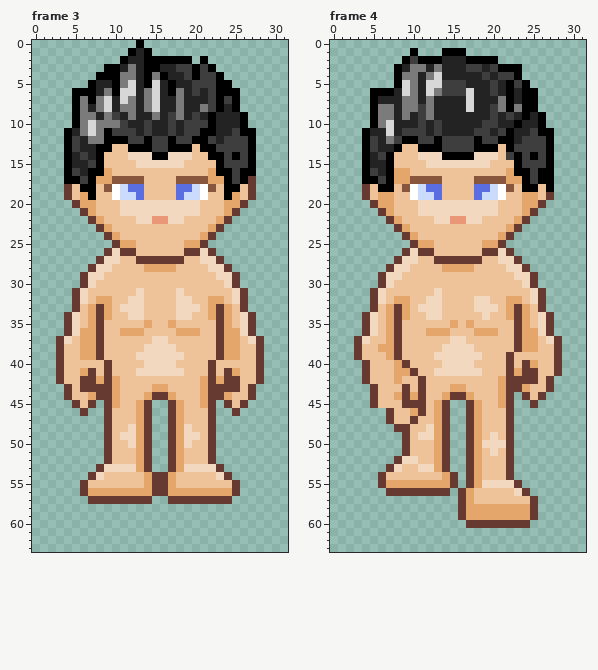
Pixel-art file: Mohanjo daro/Assets/Art/Player/IndraMovement/Basic Character Indra movement.aseprite. The picture above was drawn from the file before the commit.
32x64 pixels, 16 frames. Shown: frame 3, frame 4. The commit also changed other frames, which this record leaves out.
Now the later version:
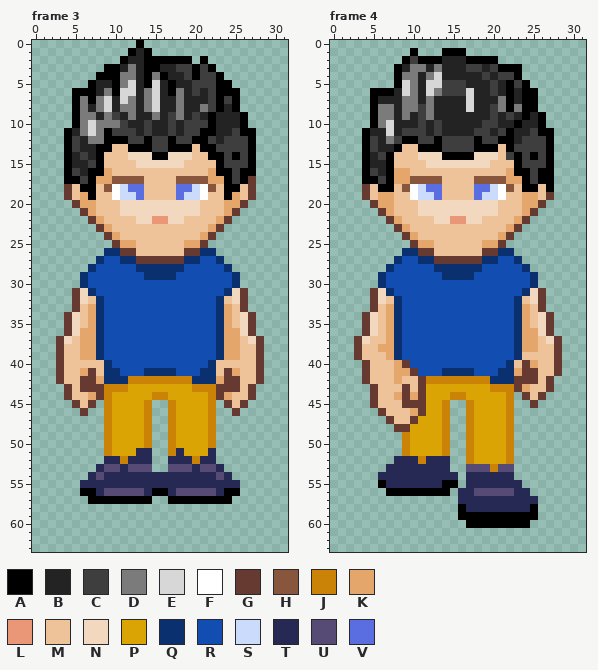
Palette (. is transparent): A #000000  B #232323  C #3e3e3e  D #7b7b7b  E #d7d7d7  F #ffffff  G #663931  H #88563d  J #ca8307  K #e5a66b  L #ea9777  M #eec39a  N #f2d8bf  P #d9a404  Q #0b306f  R #124eb1  S #cbdbfc  T #262954  U #554b75  V #5b6ee1
What changed:
--- frame 3, layer "Cloths 1"
@@ x 0..31 @@
 25 ..........GKKMMMMMMKKG..........
-26 .........GNGGMMMMMMGGNG.........
-27 ........GNNMMGGGGGGMMNNG........
-28 .......GNNMMMMKKKKMMMMNNG.......
-29 ......GNNMMMMMMMMMMMMMMNNG......
-30 ......GNMMMMMMMMMMMMMMMMNG......
-31 .....GNMMMMMMNMMMMNMMMMMMNG.....
-32 .....GNMKKMMNNMMMMNNMMKKMNG.....
-33 .....GMKGKMNNNMMMMNNNMKGKMG.....
-34 ....GNMKGKMMNNMMMMNNMMKGKMNG....
-35 ....GNMKGMMMMMKMMKMMMMMGKMNG....
-36 ....GNKKGMMKKKMMMMKKKMMGKKNG....
-37 ...GNMKKGMMMMMMNNMMMMMMGKKMNG...
-38 ...GMMKKGMMMMMNNNNMMMMMGKKMMG...
-39 ...GMMKKGMMMMNNNNNNMMMMGKKMMG...
-40 ...GMMMMMGMMMMNNNNMMMMGMMMMMG...
-41 ...GMMKGMGMMMNNNNNNMMMGMGKMMG...
-42 ...GMMGGKGKMMMMMMMMMMKGKGGMMG...
-43 ....GMGGGGKMMMMKKMMMMKGGGGMG....
-44 ....GMMKGGKMMMKGGKMMMKGGKMMG....
-45 .....GMG.GKMMKG..GKMMKG.GMG.....
-46 ......G..GMMMKG..GKMMMG..G......
-47 .........GMMMKG..GKMMMG.........
-48 .........GMMNKG..GKNMMG.........
-49 .........GMNNKG..GKNNMG.........
-50 .........GMMNKG..GKNMMG.........
-51 .........GMMMKG..GKMMMG.........
-52 .........GMMMKG..GKMMMG.........
-53 ........GNNNNKG..GKNNNNG........
-54 .......GNMMMMMKGGKMMMMMNG.......
-55 ......GMMMMMMMKGGKMMMMMMMG......
-56 ......GKKKKKKKKGGKKKKKKKKG......
-57 .......GGGGGGGG..GGGGGGGG.......
+26 .........QQGGMMMMMMGGQQ.........
+27 ........QRRQQGGGGGGQQRRQ........
+28 .......QRRRRRQQQQQQRRRRRQ.......
+29 ......QRRRRRRRQQQQRRRRRRRQ......
+30 ......QRRRRRRRRRRRRRRRRRRQ......
+31 .....GNQRRRRRRRRRRRRRRRRQNG.....
+32 .....GNMQRRRRRRRRRRRRRRQMNG.....
+33 .....GMKQRRRRRRRRRRRRRRQKMG.....
+34 ....GNMKQRRRRRRRRRRRRRRQKMNG....
+35 ....GNMKQRRRRRRRRRRRRRRQKMNG....
+36 ....GNKKQRRRRRRRRRRRRRRQKKNG....
+37 ...GNMKKQRRRRRRRRRRRRRRQKKMNG...
+38 ...GMMKKQRRRRRRRRRRRRRRQKKMMG...
+39 ...GMMKKQRRRRRRRRRRRRRRQKKMMG...
+40 ...GMMMMMQRRRRRRRRRRRRQMMMMMG...
+41 ...GMMKGMQQRRRQQQQRRRQQMGKMMG...
+42 ...GMMGGKQQQJJJJJJJJQQQKGGMMG...
+43 ....GMGGGJJJPPPPPPPPJJJGGGMG....
+44 ....GMMKGJPPPPPJJPPPPPJGKMMG....
+45 .....GMG.JPPPPJ..JPPPPJ.GMG.....
+46 ......G..JPPPPJ..JPPPPJ..G......
+47 .........JPPPPJ..JPPPPJ.........
+48 .........JPPPPJ..JPPPPJ.........
+49 .........JPPPPJ..JPPPPJ.........
+50 .........JPPPPJ..JPPPPJ.........
+51 .........JPPPTT..JTPPPT.........
+52 .........TTJTTT..TTTJTT.........
+53 ........TUUTUUU..UUUTUUT........
+54 .......TUTTTTTTTTTTTTTTUT.......
+55 ......TTTTTTTTTTTTTTTTTTTT......
+56 ......AATUUUUUTAATUUUUUTAA......
+57 .......AAAAAAAA..AAAAAAAA.......
 58 ................................
--- frame 4, layer "Cloths 1"
@@ x 0..31 @@
 25 ..........GKKMMMMMMKKG..........
-26 .........GNGGMMMMMMGGNG.........
-27 ........GNNMMGGGGGGMMNNG........
-28 .......GNNMMMMKKKKMMMMNNG.......
-29 ......GNNMMMMMMMMMMMMMMNNG......
-30 ......GNMMMMMMMMMMMMMMMMNG......
-31 .....GNMMMMMMNMMMMMMMMMMMNG.....
-32 .....GNMKKMMNNMMMMNNMMKKMNG.....
-33 .....GMKGKMNNNMMMMNNNMKGKMG.....
-34 ....GNMKGKMMNNMMMMMNMMKGKMNG....
-35 ....GNMKGMMMMMMKMKMMMMMGKMNG....
-36 ....GNMKGMMMKKKMMMKKKMMGKKNG....
-37 ...GNMMKGMMMMMMNNMMMMMMGKKMNG...
-38 ...GMMKKGMMMMMNNNNMMMMMGKKMMG...
-39 ...GMMMKGMMMMNNNNNNMMMGMMMMMG...
-40 ....GMMMKGMMMMNNNNMMMMGMGKMMG...
-41 ....GMMMKKGMMNNNNNNMMMGKGGMMG...
-42 ....GMMMKMMGMMMMMMMMMKGGGGMG....
-43 .....GMMMGMGMMMKKMMMMKGGKMMG....
-44 .....GMMKGKGMMKGGKMMMKG.GMG.....
-45 .....GMMMGGGMKG..GKMMKG..G......
-46 .......GMMKGMKG..GKMMMG.........
-47 .......GMMGMMKG..GKMMMG.........
-48 ........GGMMNKG..GKMMMG.........
-49 .........GMNNKG..GKMNMG.........
-50 .........GMMMKG..GKNNNG.........
-51 .........GMMMKG..GKMNMG.........
-52 ........GNNMMKG..GKMMMG.........
-53 .......GNMMNNKG..GKMMMG.........
-54 ......GMMMMMMMKG.GKMMMG.........
-55 ......GKKKKKKKKG.GKNNNNG........
-56 .......GGGGGGGG.GKMMMMMNG.......
-57 ................GKMMMMMMMG......
-58 ................GKKKKKKKKG......
-59 ................GKKKKKKKKG......
-60 .................GGGGGGGG.......
+26 .........QQGGMMMMMMGGQQ.........
+27 ........QRRQQGGGGGGQQRRQ........
+28 .......QRRRRRQQQQQQRRRRRQ.......
+29 ......QRRRRRRRQQQQRRRRRRRQ......
+30 ......QRRRRRRRRRRRRRRRRRRQ......
+31 .....GNQRRRRRRRRRRRRRRRRQNG.....
+32 .....GNMQRRRRRRRRRRRRRRQMNG.....
+33 .....GMKQRRRRRRRRRRRRRRQKMG.....
+34 ....GNMKQRRRRRRRRRRRRRRQKMNG....
+35 ....GNMKQRRRRRRRRRRRRRRQKMNG....
+36 ....GNMKQRRRRRRRRRRRRRRQKKNG....
+37 ...GNMMKQRRRRRRRRRRRRRRQKKMNG...
+38 ...GMMKKQRRRRRRRRRRRRRRQKKMMG...
+39 ...GMMMKQRRRRRRRRRRRRRRQMMMMG...
+40 ....GMMMKGRRRRRRRRRRRRQMGKMMG...
+41 ....GMMMKKGRRRQQQQRRRQQKGGMMG...
+42 ....GMMMKMMGJJJJJJJJQQQGGGMG....
+43 .....GMMMGMGPPPPPPPPJJJGKMMG....
+44 .....GMMKGKGPPPJJPPPPPJ.GMG.....
+45 .....GMMMGGGPPJ..JPPPPJ..G......
+46 ......GMMMKGPPJ..JPPPPJ.........
+47 .......GMMGPPPJ..JPPPPJ.........
+48 ........GGPPPPJ..JPPPPJ.........
+49 .........JPPPPJ..JPPPPJ.........
+50 .........JPPPPJ..JPPPPJ.........
+51 .........JPPPPJ..JPPPPJ.........
+52 ........TTTJTTT..JPPPPJ.........
+53 .......TTTTTTTT..UUUJUU.........
+54 ......TTTTTTTTTT.TTTTTT.........
+55 ......ATTTTTTTAA.TTTTTTT........
+56 .......AAAAAAAA.TTUUUUUTT.......
+57 ................TTTTTTTTTT......
+58 ................ATTTTTTTTA......
+59 ................AAAAAAAAAA......
+60 .................AAAAAAAA.......
 61 ................................
Changed places in both pictures, as pixel boxes (x1, y1, x2, y2):
changed: (80, 248, 240, 504)
changed: (378, 248, 538, 528)
